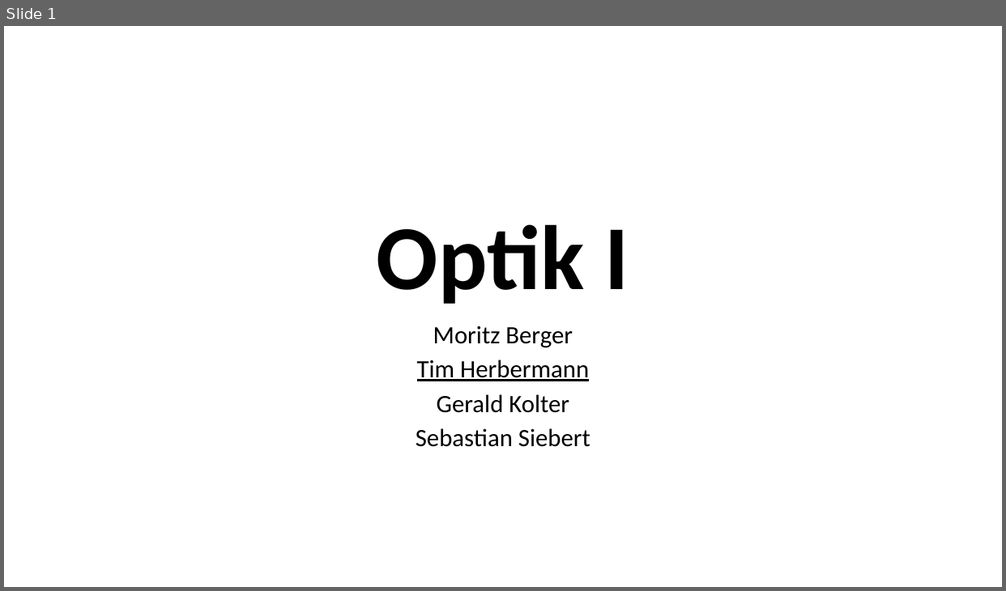
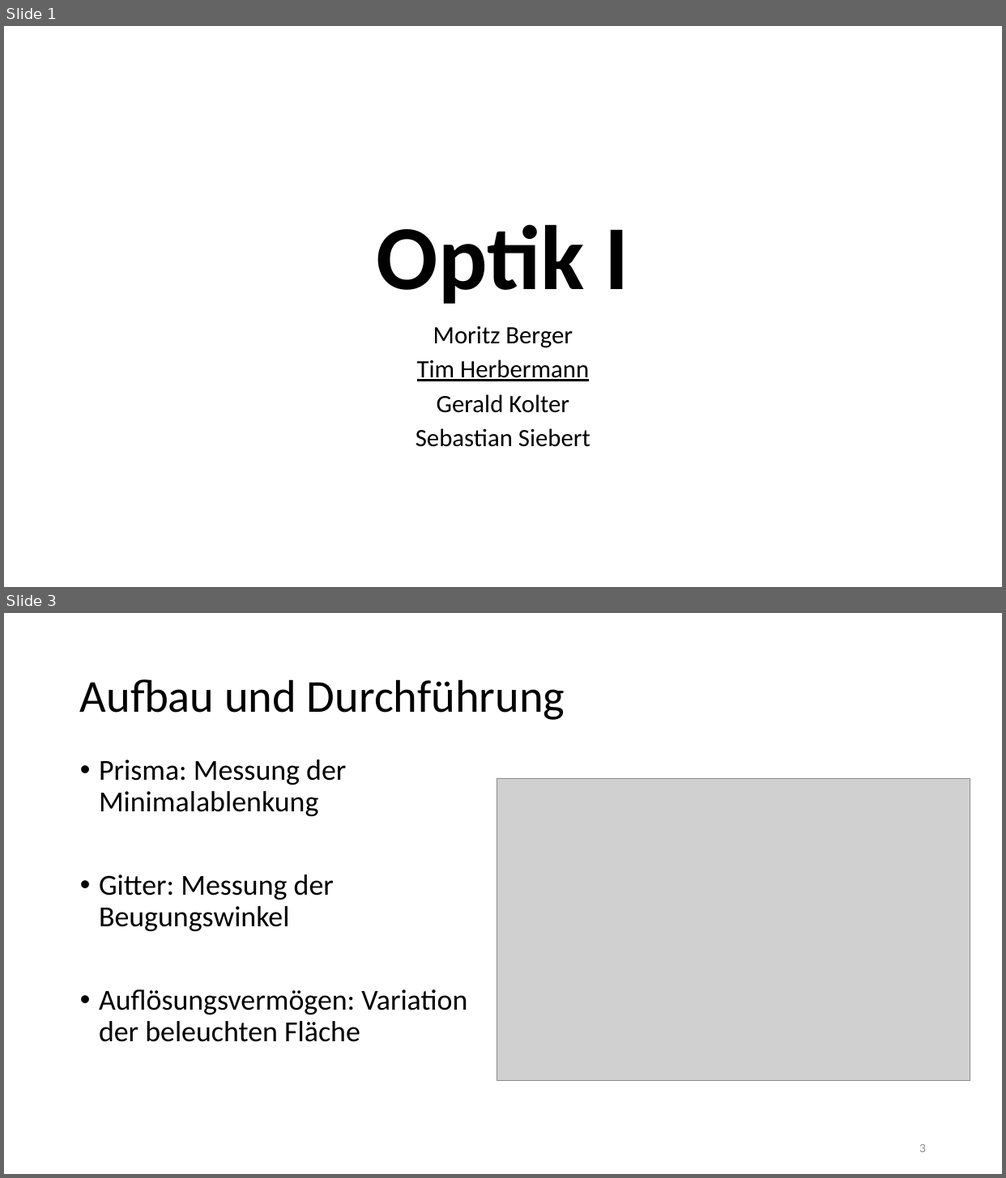
Before and after one commit to thewhitecat/grundpraktikum1, a slide deck: grundpraktikum2/Optik 1/Optik I.pptx. Shown one above the other, each under a label of ours: slide 1 before the commit, slides 1 and 3 after it; the slides between them are not shown. The pictures are 1006x591 and 1006x1178 pixels, drawn with LibreOffice and Linux fonts; fonts in the diff are those of the drawing; grey boxes stand for pictures. Boxes give left, top, right and bottom in pixels: in the first picture for what was removed or moved away, otherwise in the second. Text is boxed around its words. In the diff, an @@ line names an element or a change of style, - is before the commit and + after.

```diff
--- a/grundpraktikum2/Optik 1/Optik I.pptx
+++ b/grundpraktikum2/Optik 1/Optik I.pptx
@@ slide 3 added at [4, 613, 1002, 1174], background #FFFFFF @@
@@ title added at [80, 679, 565, 720], 44 pt, text #000000 @@
+Aufbau und Durchführung
@@ text added at [99, 760, 467, 1042], 28 pt, text #000000 @@
+• Prisma: Messung der Minimalablenkung
+• Gitter: Messung der Beugungswinkel
+• Auflösungsvermögen: Variation der beleuchten Fläche
@@ picture added at [497, 778, 970, 1081] @@
@@ page number added at [919, 1144, 926, 1152], 12 pt, text #8C8C8C @@
+3
```
Also in this commit, not shown: 13 slides changed, 1 other slide added, 2 slides removed.
